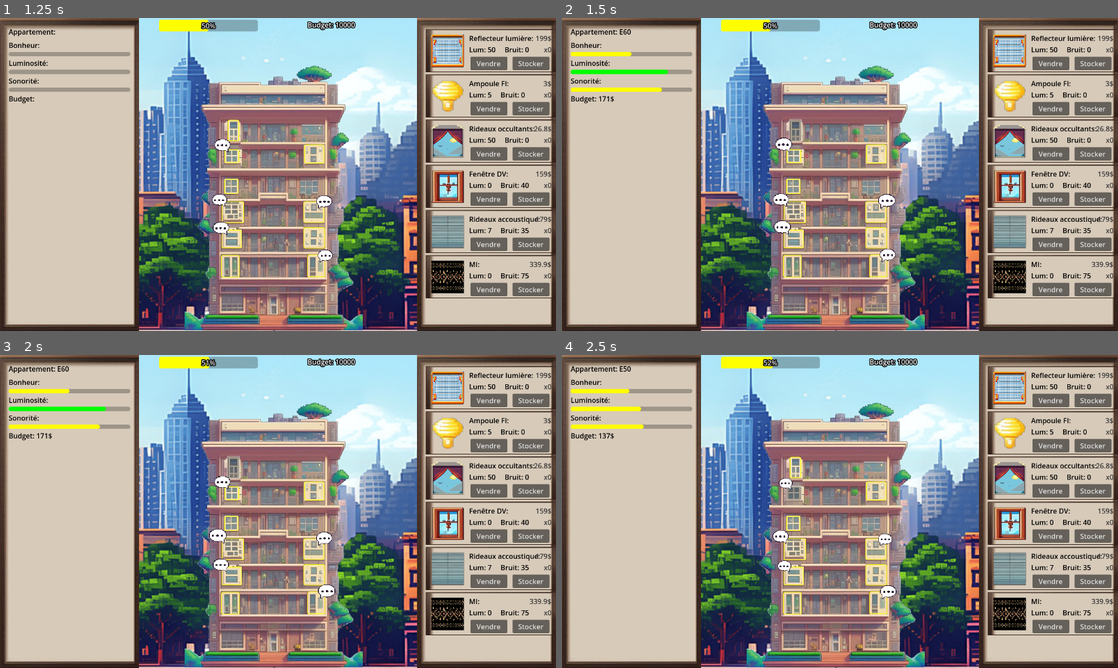
Above: before the commit, frames 1-4 (two rows, left to right).
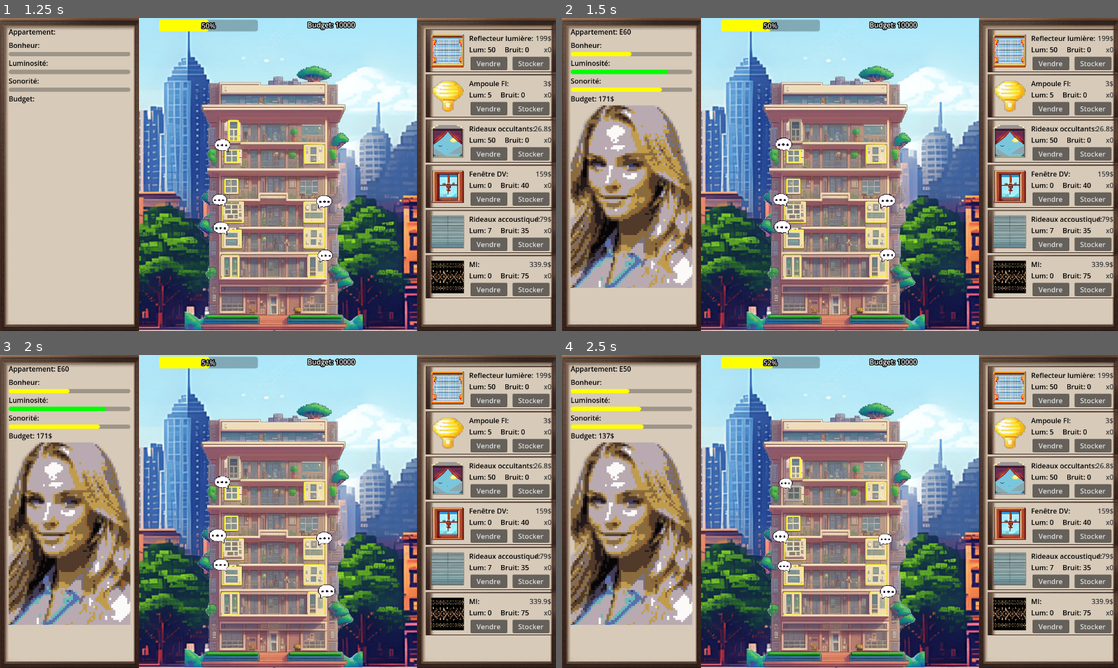
Above: after the commit, the same moments.

Repository: Ranger1986/jeuserieux
Game: Godot game, scene res://Scene/menu.tscn
Same seed, same stepped clock (60 frames per second), same inputs: the game is played once before the commit and once after it.
Inputs (mouse positions are in pixels of both pictures, inside the frame that each line leads up to):
- Up to frame 1 (1.25 s): click "Jouer" at 0.5 s
- Up to frame 2 (1.5 s): click (795, 130) at 1.25 s
- Up to frame 3 (2 s): no input
- Up to frame 4 (2.5 s): click (795, 492) at 2 s

Frame 1 is identical in both runs. In frame 2, 12% of the frame differs, in the area x 1-24%, y 27-87%; in frame 3, 12%; in frame 4, 12%.

Commit message:
feat: portrait

Diff:
--- a/Scene/immeuble.tscn
+++ b/Scene/immeuble.tscn
@@ -385,6 +385,7 @@
 offset_top = 163.0
 offset_right = 157.0
 offset_bottom = 224.0
+metadata/Img = "res://Assets/Nat.png"
 
 [node name="bulle_texte_E60" type="TextureRect" parent="E60"]
 visible = false
@@ -417,6 +418,7 @@
 offset_top = 248.0
 offset_right = 157.0
 offset_bottom = 287.0
+metadata/Img = "res://Assets/Nat.png"
 
 [node name="bulle_texte_E50" type="TextureRect" parent="E50"]
 visible = false
@@ -447,6 +449,7 @@
 offset_top = 234.0
 offset_right = 402.0
 offset_bottom = 288.0
+metadata/Img = "res://Assets/Nat.png"
 
 [node name="bulle_texte_E51" type="TextureRect" parent="E51"]
 visible = false
@@ -476,6 +479,7 @@
 offset_top = 333.0
 offset_right = 155.0
 offset_bottom = 376.0
+metadata/Img = "res://Assets/Nat.png"
 
 [node name="bulle_texte_E40" type="TextureRect" parent="E40"]
 visible = false
@@ -506,6 +510,7 @@
 offset_top = 397.0
 offset_right = 171.0
 offset_bottom = 460.0
+metadata/Img = "res://Assets/Nat.png"
 
 [node name="bulle_texte_E30" type="TextureRect" parent="E30"]
 visible = false
@@ -536,6 +541,7 @@
 offset_top = 397.0
 offset_right = 402.0
 offset_bottom = 459.0
+metadata/Img = "res://Assets/Nat.png"
 
 [node name="bulle_texte_E31" type="TextureRect" parent="E31"]
 visible = false
@@ -564,6 +570,7 @@
 offset_top = 479.0
 offset_right = 164.0
 offset_bottom = 532.0
+metadata/Img = "res://Assets/Nat.png"
 
 [node name="bulle_texte_E20" type="TextureRect" parent="E20"]
 visible = false
@@ -594,6 +601,7 @@
 offset_top = 472.0
 offset_right = 404.0
 offset_bottom = 533.0
+metadata/Img = "res://Assets/Nat.png"
 
 [node name="bulle_texte_E21" type="TextureRect" parent="E21"]
 visible = false
@@ -622,6 +630,7 @@
 offset_top = 551.0
 offset_right = 158.0
 offset_bottom = 616.0
+metadata/Img = "res://Assets/Nat.png"
 
 [node name="bulle_texte_E10" type="TextureRect" parent="E10"]
 visible = false
@@ -652,6 +661,7 @@
 offset_top = 550.0
 offset_right = 405.0
 offset_bottom = 615.0
+metadata/Img = "res://Assets/Nat.png"
 
 [node name="bulle_texte_E11" type="TextureRect" parent="E11"]
 visible = false
--- a/Scene/main_frame.tscn
+++ b/Scene/main_frame.tscn
@@ -116,6 +116,11 @@
 text = "Budget:"
 label_settings = ExtResource("5_4k1jm")
 
+[node name="ImgHab" type="TextureRect" parent="FoyerDisplay/FoyerContainer"]
+layout_mode = 2
+size_flags_vertical = 8
+expand_mode = 5
+
 [node name="Store" type="TextureRect" parent="."]
 offset_left = 960.0
 offset_right = 1280.0
--- a/Scripts/foyer.gd
+++ b/Scripts/foyer.gd
@@ -13,6 +13,7 @@
 var luminosite : float
 var son : float
 var budget
+var image : ImageTexture
 
 var items: Array
 static var foyer_cible : Foyer
@@ -25,6 +26,11 @@
 	budget = 100 + randi() % 101
 	pressed.connect(self._button_pressed)
 	liste_foyer.append(self)
+	var imgString = get_meta("Img")
+	if (imgString != null):
+		var img : Image = Image.new()
+		img.load(imgString)
+		image= ImageTexture.create_from_image(img)
 
 func _process(delta: float) -> void:
 	var besoin_facteur = 0
--- a/Scripts/start.gd
+++ b/Scripts/start.gd
@@ -40,6 +40,7 @@
 	find_child("LumBar").value = foyer.luminosite
 	find_child("SonBar").value = foyer.son
 	find_child("BudLabel").text="Budget: " + str(foyer.budget) +"$"
+	find_child("ImgHab").texture = foyer.image
 func _process(_delta: float) -> void:
 	budget_player_label.text = "Budget: " + str(budget_player)
 	bonheur_bar.value=Foyer.get_bonheur_moyen()
Binary file added: Assets/Nat.png
Not shown, added: Assets/Nat.png.import
